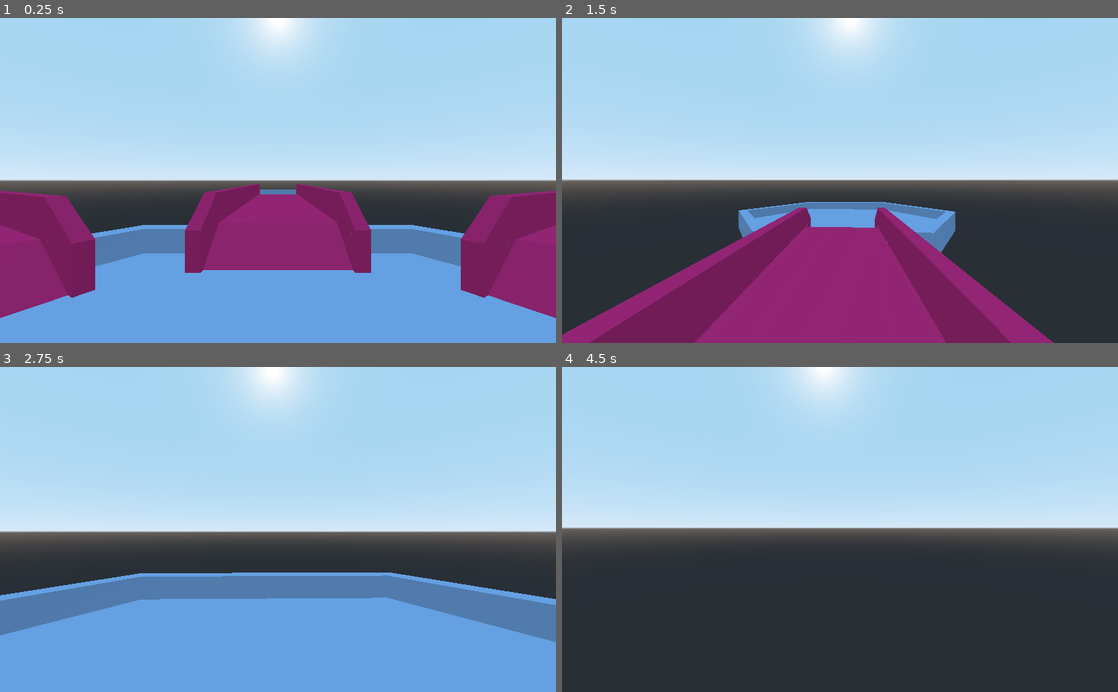
Above: before the commit, frames 1-4 (two rows, left to right).
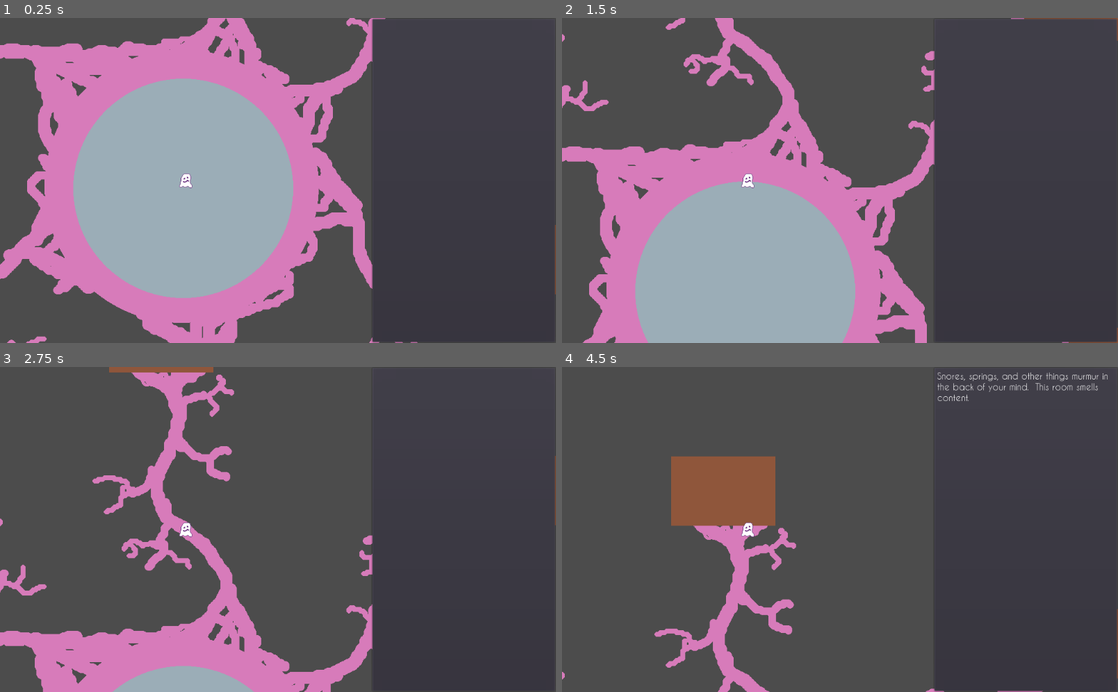
Above: after the commit, the same moments.

Repository: pizzasgood/EmptyRooms_LD45
Game: Godot game, scene res://Main.tscn
The game is run twice, just before and just after one commit, with the same random seed, the same clock (stepped at 60 frames per second) and the same inputs. Before the commit the project starts from res://Level1.tscn.
Inputs (mouse positions are in pixels of both pictures, inside the frame that each line leads up to):
- Up to frame 1 (0.25 s): no input
- Up to frame 2 (1.5 s): tap Enter (ui_accept) at 0.5, 0.77, 1.07 s; move the mouse to (867, 180) at 0.52 s; hold W (movement_forward, bound only before the commit) from 0.53 s (still down); tap End (ui_end) at 0.6 s; tap Tab (ui_focus_next) at 0.8, 1.35 s; move the mouse to (812, 180) at 1.27 s
- Up to frame 3 (2.75 s): keep holding W (movement_forward, bound only before the commit); tap Enter (ui_accept) at 1.52, 1.82 s; tap Home (ui_home) at 1.55, 2.1 s; move the mouse to (289, 523) at 2.02 s; tap Space (ui_select) at 2.3 s
- Up to frame 4 (4.5 s): move the mouse to (834, 536) at 2.77 s; tap Space (ui_select) at 2.85 s; tap Enter (ui_accept) at 3.02, 3.05, 3.32, 3.6, 3.77, 4.07 s; move the mouse to (878, 532) at 3.52 s; tap End (ui_end) at 3.8 s; tap Escape (ui_cancel) at 4.15 s; release W (movement_forward, bound only before the commit) at 4.25 s; click (840, 510) at 4.25 s, where only the run after the commit has a clickable "Resume"

The runs differ from the first frame. In frame 1, 97% of the frame differs, in the area x 0-100%, y 0-100%; in frame 2, 87%; in frame 3, 92%; in frame 4, 81%.

Commit message:
Switch to 2D approach

Diff:
--- a/Corridor.tscn
+++ /dev/null
@@ -1,48 +0,0 @@
-[gd_scene load_steps=2 format=2]
-
-[ext_resource path="res://corridor_material.tres" type="Material" id=1]
-
-[node name="Corridor" type="CSGCombiner"]
-use_collision = true
-
-[node name="CorridorBase" type="CSGBox" parent="."]
-transform = Transform( 1, 0, 0, 0, 1, 0, 0, 0, 1, 0, 0.5, 0 )
-width = 3.0
-height = 1.5
-depth = 12.5
-material = ExtResource( 1 )
-
-[node name="CorridorRampU1" type="CSGBox" parent="."]
-transform = Transform( 1, 0, 0, 0, 0.866025, -0.5, 0, 0.5, 0.866025, 0, 1.36239, 6.08584 )
-operation = 2
-width = 3.1
-height = 1.0
-material = ExtResource( 1 )
-
-[node name="CorridorRampU2" type="CSGBox" parent="."]
-transform = Transform( 1, 0, 0, 0, 0.866025, 0.5, 0, -0.5, 0.866025, 0, 1.362, -6.086 )
-operation = 2
-width = 3.1
-height = 1.0
-material = ExtResource( 1 )
-
-[node name="CorridorCutout" type="CSGBox" parent="."]
-transform = Transform( 1, 0, 0, 0, 1, 0, 0, 0, 1, 0, 1.6, 0 )
-operation = 2
-width = 2.5
-depth = 15.0
-material = ExtResource( 1 )
-
-[node name="CorridorRampB1" type="CSGBox" parent="."]
-transform = Transform( 1, 0, 0, 0, 0.866025, -0.5, 0, 0.5, 0.866025, 0, 0.6, 6.08584 )
-operation = 2
-width = 2.499
-height = 1.0
-material = ExtResource( 1 )
-
-[node name="CorridorRampB2" type="CSGBox" parent="."]
-transform = Transform( 1, 0, 0, 0, 0.866025, 0.5, 0, -0.5, 0.866025, 0, 0.6, -6.086 )
-operation = 2
-width = 2.499
-height = 1.0
-material = ExtResource( 1 )
--- a/Level1.tscn
+++ /dev/null
@@ -1,68 +0,0 @@
-[gd_scene load_steps=5 format=2]
-
-[ext_resource path="res://Player.gd" type="Script" id=1]
-[ext_resource path="res://Room.tscn" type="PackedScene" id=2]
-[ext_resource path="res://Corridor.tscn" type="PackedScene" id=3]
-
-[sub_resource type="CapsuleShape" id=1]
-radius = 0.501448
-height = 0.773044
-
-[node name="Level1" type="Spatial"]
-
-[node name="Player" type="KinematicBody" parent="."]
-transform = Transform( 1, 0, 0, 0, 1, 0, 0, 0, 1, 0, 1.09623, 0 )
-script = ExtResource( 1 )
-
-[node name="CollisionShape" type="CollisionShape" parent="Player"]
-transform = Transform( 1, 0, 0, 0, -4.37114e-08, 1, 0, -1, -4.37114e-08, 0, 0, 0 )
-shape = SubResource( 1 )
-
-[node name="Head" type="Spatial" parent="Player"]
-transform = Transform( 1, 0, 0, 0, 1, 0, 0, 0, 1, 0, 0.604989, 0 )
-
-[node name="Camera" type="Camera" parent="Player/Head"]
-
-[node name="Hub" parent="." instance=ExtResource( 2 )]
-
-[node name="Room1" parent="." instance=ExtResource( 2 )]
-editor/display_folded = true
-transform = Transform( 1, 0, 0, 0, 1, 0, 0, 0, 1, 0, 0, 20 )
-
-[node name="Corridor" parent="Room1" instance=ExtResource( 3 )]
-transform = Transform( 1, 0, 0, 0, 1, 0, 0, 0, 1, 0, 0, -10 )
-
-[node name="Room2" parent="." instance=ExtResource( 2 )]
-editor/display_folded = true
-transform = Transform( 0.5, 0, -0.866025, 0, 1, 0, 0.866025, 0, 0.5, -17.3205, 0, 10 )
-
-[node name="Corridor" parent="Room2" instance=ExtResource( 3 )]
-transform = Transform( 1, 0, 0, 0, 1, 0, 0, 0, 1, 0, 0, -10 )
-
-[node name="Room3" parent="." instance=ExtResource( 2 )]
-editor/display_folded = true
-transform = Transform( -0.5, 0, -0.866025, 0, 1, 0, 0.866025, 0, -0.5, -17.3205, 0, -10 )
-
-[node name="Corridor" parent="Room3" instance=ExtResource( 3 )]
-transform = Transform( 1, 0, 0, 0, 1, 0, 0, 0, 1, 0, 0, -10 )
-
-[node name="Room4" parent="." instance=ExtResource( 2 )]
-editor/display_folded = true
-transform = Transform( -1, 0, -8.74228e-08, 0, 1, 0, 8.74228e-08, 0, -1, 0, 0, -20 )
-
-[node name="Corridor" parent="Room4" instance=ExtResource( 3 )]
-transform = Transform( 1, 0, 0, 0, 1, 0, 0, 0, 1, 0, 0, -10 )
-
-[node name="Room5" parent="." instance=ExtResource( 2 )]
-editor/display_folded = true
-transform = Transform( -0.5, 0, 0.866025, 0, 1, 0, -0.866025, 0, -0.5, 17.3205, 0, -10 )
-
-[node name="Corridor" parent="Room5" instance=ExtResource( 3 )]
-transform = Transform( 1, 0, 0, 0, 1, 0, 0, 0, 1, 0, 0, -10 )
-
-[node name="Room6" parent="." instance=ExtResource( 2 )]
-editor/display_folded = true
-transform = Transform( 0.5, 0, 0.866025, 0, 1, 0, -0.866025, 0, 0.5, 17.3205, 0, 10 )
-
-[node name="Corridor" parent="Room6" instance=ExtResource( 3 )]
-transform = Transform( 1, 0, 0, 0, 1, 0, 0, 0, 1, 0, 0, -10 )
--- /dev/null
+++ b/Main.tscn
@@ -0,0 +1,91 @@
+[gd_scene load_steps=11 format=2]
+
+[ext_resource path="res://fonts/caviar_dreams/CaviarDreams_BoldItalic.tres" type="DynamicFont" id=1]
+[ext_resource path="res://fonts/caviar_dreams/CaviarDreams_Italic.tres" type="DynamicFont" id=2]
+[ext_resource path="res://fonts/caviar_dreams/CaviarDreams_Bold.tres" type="DynamicFont" id=3]
+[ext_resource path="res://fonts/caviar_dreams/CaviarDreams.tres" type="DynamicFont" id=4]
+[ext_resource path="res://PauseDialog.tscn" type="PackedScene" id=5]
+[ext_resource path="res://full_bg.png" type="Texture" id=6]
+[ext_resource path="res://Room.tscn" type="PackedScene" id=7]
+[ext_resource path="res://Player.gd" type="Script" id=8]
+[ext_resource path="res://static_ghost.png" type="Texture" id=9]
+
+[sub_resource type="CircleShape2D" id=1]
+
+[node name="Main" type="Node"]
+
+[node name="GUI" type="CanvasLayer" parent="."]
+
+[node name="PanelContainer" type="PanelContainer" parent="GUI"]
+anchor_left = 1.0
+anchor_right = 1.0
+anchor_bottom = 1.0
+margin_left = -340.0
+
+[node name="RoomDescription" type="RichTextLabel" parent="GUI/PanelContainer"]
+margin_left = 7.0
+margin_top = 7.0
+margin_right = 333.0
+margin_bottom = 593.0
+custom_fonts/bold_italics_font = ExtResource( 1 )
+custom_fonts/italics_font = ExtResource( 2 )
+custom_fonts/bold_font = ExtResource( 3 )
+custom_fonts/normal_font = ExtResource( 4 )
+bbcode_enabled = true
+
+[node name="PauseDialog" parent="GUI" instance=ExtResource( 5 )]
+visible = false
+
+[node name="Level" type="Node2D" parent="."]
+
+[node name="Background" type="Sprite" parent="Level"]
+texture = ExtResource( 6 )
+
+[node name="Livingroom" parent="Level" instance=ExtResource( 7 )]
+position = Vector2( 651.993, -465.976 )
+description = "Laughter and music tinkle faintly in the background as you inhale the life of this room."
+
+[node name="Garage" parent="Level" instance=ExtResource( 7 )]
+position = Vector2( 733.968, 192.05 )
+description = "The smells of grease and wood fill the air, but the warm admiration it summons is shattered by the screech of a grinder."
+
+[node name="Allen's Room" parent="Level" instance=ExtResource( 7 )]
+position = Vector2( 55.9509, 738.035 )
+description = "You wrinkle your nose at the faint smell of sweat and neglected laundry, and you instinctively watch your step before realizing that sharp objects cannot hurt feet you don't have."
+
+[node name="Kitchen" parent="Level" instance=ExtResource( 7 )]
+position = Vector2( -675.948, 318.127 )
+description = "The warm aroma of baking dances on a gentle breeze.  A soft growl rumbles forth from your empty abdomen."
+
+[node name="Library" parent="Level" instance=ExtResource( 7 )]
+position = Vector2( -608.904, -556.104 )
+description = "The sounds of stern shushings permiate the musty air, and a million words flicker through your eyes."
+
+[node name="Bedroom" parent="Level" instance=ExtResource( 7 )]
+position = Vector2( 1.94613, -747.895 )
+description = "Snores, springs, and other things murmur in the back of your mind.  This room smells content."
+
+[node name="Player" type="KinematicBody2D" parent="."]
+position = Vector2( 47.3387, 46.0131 )
+script = ExtResource( 8 )
+
+[node name="Sprite" type="Sprite" parent="Player"]
+texture = ExtResource( 9 )
+__meta__ = {
+"_edit_lock_": true
+}
+
+[node name="CollisionShape2D" type="CollisionShape2D" parent="Player"]
+shape = SubResource( 1 )
+__meta__ = {
+"_edit_lock_": true
+}
+
+[node name="Camera2D" type="Camera2D" parent="Player"]
+offset = Vector2( 170, 0 )
+current = true
+drag_margin_h_enabled = false
+drag_margin_v_enabled = false
+__meta__ = {
+"_edit_lock_": true
+}
--- /dev/null
+++ b/PauseDialog.gd
@@ -0,0 +1,46 @@
+extends CenterContainer
+
+onready var resume_button : Button = find_node("Resume")
+onready var exit_button : Button = find_node("Exit")
+onready var music_toggle : CheckButton = find_node("MusicToggle")
+
+func _ready():
+	visible = false
+	#get_tree().get_current_scene().find_node("BGM").playing = Checkpoints.music #this isn't really the appropriate place for this, but am in a hurry
+
+
+func _on_Exit_pressed():
+	if OS.get_name() == "HTML5":
+		#can't actually exit on HTML5, so return to title
+		get_tree().change_scene("res://TitleScreen.tscn")
+	else:
+		get_tree().quit()
+
+
+func _on_Resume_pressed():
+	visible = false
+	get_tree().paused = false
+
+func _unhandled_input(event):
+	if event.is_action_pressed("menu"):
+		if visible:
+			_on_Resume_pressed()
+		else:
+			#music_toggle.pressed = Checkpoints.music
+			visible = true
+			resume_button.grab_focus()
+			get_tree().paused = true
+	if visible:
+		if event.is_action("menu") \
+		  or event.is_action("ui_select") or event.is_action("ui_accept") or event.is_action("ui_cancel") \
+		  or event.is_action("ui_focus_next") or event.is_action("ui_focus_prev") \
+		  or event.is_action("ui_home") or event.is_action("ui_end") \
+		  or event.is_action("ui_page_down") or event.is_action("ui_page_up") \
+		  or event.is_action("ui_left") or event.is_action("ui_right") \
+		  or event.is_action("ui_up") or event.is_action("ui_down"):
+			get_tree().set_input_as_handled()
+
+func _on_MusicToggle_toggled(button_pressed):
+	#Checkpoints.music = music_toggle.pressed
+	#get_node("/root/main/BGM").playing = Checkpoints.music
+	pass
--- /dev/null
+++ b/PauseDialog.tscn
@@ -0,0 +1,55 @@
+[gd_scene load_steps=2 format=2]
+
+[ext_resource path="res://PauseDialog.gd" type="Script" id=1]
+
+[node name="PauseDialog" type="CenterContainer"]
+pause_mode = 2
+anchor_left = 0.5
+anchor_top = 0.5
+anchor_right = 0.5
+anchor_bottom = 0.5
+margin_left = -66.0
+margin_top = -51.0
+margin_right = 66.0
+margin_bottom = 51.0
+script = ExtResource( 1 )
+
+[node name="PanelContainer" type="PanelContainer" parent="."]
+margin_right = 132.0
+margin_bottom = 102.0
+
+[node name="VBoxContainer" type="VBoxContainer" parent="PanelContainer"]
+margin_left = 7.0
+margin_top = 7.0
+margin_right = 125.0
+margin_bottom = 95.0
+
+[node name="Resume" type="Button" parent="PanelContainer/VBoxContainer"]
+margin_right = 118.0
+margin_bottom = 20.0
+text = "Resume"
+
+[node name="Exit" type="Button" parent="PanelContainer/VBoxContainer"]
+margin_top = 24.0
+margin_right = 118.0
+margin_bottom = 44.0
+text = "Exit Game"
+
+[node name="HBoxContainer" type="HBoxContainer" parent="PanelContainer/VBoxContainer"]
+margin_top = 48.0
+margin_right = 118.0
+margin_bottom = 88.0
+
+[node name="Label" type="Label" parent="PanelContainer/VBoxContainer/HBoxContainer"]
+margin_top = 13.0
+margin_right = 38.0
+margin_bottom = 27.0
+text = "Music"
+
+[node name="MusicToggle" type="CheckButton" parent="PanelContainer/VBoxContainer/HBoxContainer"]
+margin_left = 42.0
+margin_right = 118.0
+margin_bottom = 40.0
+[connection signal="pressed" from="PanelContainer/VBoxContainer/Resume" to="." method="_on_Resume_pressed"]
+[connection signal="pressed" from="PanelContainer/VBoxContainer/Exit" to="." method="_on_Exit_pressed"]
+[connection signal="toggled" from="PanelContainer/VBoxContainer/HBoxContainer/MusicToggle" to="." method="_on_MusicToggle_toggled"]
--- a/Player.gd
+++ b/Player.gd
@@ -1,90 +1,29 @@
-extends KinematicBody
+extends KinematicBody2D
 
-const gravity = -9.81
-var vel = Vector3()
-const max_speed = 10
-const jump_speed = 8
-const accel = 5
+const max_speed = 200
 
-var dir = Vector3()
-
-const deaccel = 10
-const max_slope_angle = 40
-
-var camera
-var head
-
-var mouse_sensitivity = 0.05
-var invert_horizontal = 1
-var invert_vertical = 1
+var vel = Vector2()
+var active = true
 
 func _ready():
-	camera = $Head/Camera
-	head = $Head
-
-	Input.set_mouse_mode(Input.MOUSE_MODE_CAPTURED)
+	pass
 
 func _physics_process(delta):
 	process_input(delta)
 	process_movement(delta)
 
 func process_input(delta):
-	#walking
-	dir = Vector3()
-	var cam_xform = camera.get_global_transform()
-	var input_movement_vector = Vector2()
-	if Input.is_action_pressed("movement_forward"):
-		input_movement_vector.y += 1
-	if Input.is_action_pressed("movement_backward"):
-		input_movement_vector.y -= 1
-	if Input.is_action_pressed("movement_left"):
-		input_movement_vector.x -= 1
-	if Input.is_action_pressed("movement_right"):
-		input_movement_vector.x += 1
-
-	input_movement_vector = input_movement_vector.normalized()
-	dir += -cam_xform.basis.z * input_movement_vector.y
-	dir += cam_xform.basis.x * input_movement_vector.x
-
-	#jumping
-	if is_on_floor():
-		if Input.is_action_just_pressed("movement_jump"):
-			vel.y = jump_speed
-
-	#cursor capture
-	if Input.is_action_just_pressed("ui_cancel"):
-		if Input.get_mouse_mode() == Input.MOUSE_MODE_VISIBLE:
-			Input.set_mouse_mode(Input.MOUSE_MODE_CAPTURED)
-		else:
-			Input.set_mouse_mode(Input.MOUSE_MODE_VISIBLE)
+	vel = Vector2()
+	if active:
+		if Input.is_action_pressed("movement_up"):
+			vel.y -= 1
+		if Input.is_action_pressed("movement_down"):
+			vel.y += 1
+		if Input.is_action_pressed("movement_left"):
+			vel.x -= 1
+		if Input.is_action_pressed("movement_right"):
+			vel.x += 1
+		vel = max_speed * vel.clamped(1)
 
 func process_movement(delta):
-	dir.y = 0
-	dir = dir.normalized()
-
-	vel.y += delta * gravity
-
-	var hvel = vel
-	hvel.y = 0
-
-	var target = dir
-	target *= max_speed
-
-	var cur_accel
-	if dir.dot(hvel) > 0:
-		cur_accel = accel
-	else:
-		cur_accel = deaccel
-
-	hvel = hvel.linear_interpolate(target, cur_accel * delta)
-	vel.x = hvel.x
-	vel.z = hvel.z
-	vel = move_and_slide(vel, Vector3(0, 1, 0), 0.05, 4, deg2rad(max_slope_angle))
-
-func _input(event):
-	if event is InputEventMouseMotion and Input.get_mouse_mode() == Input.MOUSE_MODE_CAPTURED:
-		head.rotate_x(deg2rad(event.relative.y * mouse_sensitivity * -1 * invert_vertical))
-		self.rotate_y(deg2rad(event.relative.x * mouse_sensitivity * -1 * invert_horizontal))
-		var camera_rot = head.rotation_degrees
-		camera_rot.x = clamp(camera_rot.x, -70, 70)
-		head.rotation_degrees = camera_rot
+	move_and_slide(vel)
--- /dev/null
+++ b/Room.gd
@@ -0,0 +1,17 @@
+extends Node2D
+
+var description_label : RichTextLabel
+
+export(String, MULTILINE) var description = "I perceive nothing but a gaping void here."
+
+func _ready():
+	print(get_node("/root"))
+	description_label = get_node("/root").find_node("RoomDescription", true, false)
+
+
+func _on_Area2D_body_entered(body):
+	description_label.bbcode_text = description
+
+
+func _on_Area2D_body_exited(body):
+	description_label.clear()
--- a/Room.tscn
+++ b/Room.tscn
@@ -1,19 +1,16 @@
-[gd_scene load_steps=2 format=2]
+[gd_scene load_steps=3 format=2]
 
-[ext_resource path="res://room_material.tres" type="Material" id=1]
+[ext_resource path="res://Room.gd" type="Script" id=1]
 
-[node name="Room" type="CSGCombiner"]
-use_collision = true
+[sub_resource type="RectangleShape2D" id=1]
+extents = Vector2( 96, 64 )
 
-[node name="RoomBase" type="CSGCylinder" parent="."]
-radius = 6.0
-sides = 6
-material = ExtResource( 1 )
+[node name="Room" type="Node2D"]
+script = ExtResource( 1 )
 
-[node name="RoomCutout" type="CSGCylinder" parent="."]
-transform = Transform( 1, 0, 0, 0, 1, 0, 0, 0, 1, 0, 1, 0 )
-operation = 2
-radius = 5.5
-height = 2.0
-sides = 6
-material = ExtResource( 1 )
+[node name="Area2D" type="Area2D" parent="."]
+
+[node name="CollisionShape2D" type="CollisionShape2D" parent="Area2D"]
+shape = SubResource( 1 )
+[connection signal="body_entered" from="Area2D" to="." method="_on_Area2D_body_entered"]
+[connection signal="body_exited" from="Area2D" to="." method="_on_Area2D_body_exited"]
--- a/corridor_material.tres
+++ /dev/null
@@ -1,4 +0,0 @@
-[gd_resource type="SpatialMaterial" format=2]
-
-[resource]
-albedo_color = Color( 0.894118, 0.168627, 0.490196, 1 )
--- /dev/null
+++ b/fonts/caviar_dreams/CaviarDreams.tres
@@ -0,0 +1,6 @@
+[gd_resource type="DynamicFont" load_steps=2 format=2]
+
+[ext_resource path="res://fonts/caviar_dreams/CaviarDreams.ttf" type="DynamicFontData" id=1]
+
+[resource]
+font_data = ExtResource( 1 )
--- /dev/null
+++ b/fonts/caviar_dreams/CaviarDreams_Bold.tres
@@ -0,0 +1,6 @@
+[gd_resource type="DynamicFont" load_steps=2 format=2]
+
+[ext_resource path="res://fonts/caviar_dreams/CaviarDreams_Bold.ttf" type="DynamicFontData" id=1]
+
+[resource]
+font_data = ExtResource( 1 )
--- /dev/null
+++ b/fonts/caviar_dreams/CaviarDreams_BoldItalic.tres
@@ -0,0 +1,6 @@
+[gd_resource type="DynamicFont" load_steps=2 format=2]
+
+[ext_resource path="res://fonts/caviar_dreams/CaviarDreams_BoldItalic.ttf" type="DynamicFontData" id=1]
+
+[resource]
+font_data = ExtResource( 1 )
--- /dev/null
+++ b/fonts/caviar_dreams/CaviarDreams_Italic.tres
@@ -0,0 +1,6 @@
+[gd_resource type="DynamicFont" load_steps=2 format=2]
+
+[ext_resource path="res://fonts/caviar_dreams/CaviarDreams_Italic.ttf" type="DynamicFontData" id=1]
+
+[resource]
+font_data = ExtResource( 1 )
--- a/project.godot
+++ b/project.godot
@@ -16,33 +16,102 @@
 [application]
 
 config/name="Empty Rooms"
-run/main_scene="res://Level1.tscn"
+run/main_scene="res://Main.tscn"
 config/icon="res://icon.png"
+
+[debug]
+
+gdscript/warnings/unused_variable=false
+gdscript/warnings/unused_class_variable=false
+gdscript/warnings/unused_argument=false
+gdscript/warnings/unused_signal=false
+gdscript/warnings/return_value_discarded=false
+
+[importer_defaults]
+
+texture={
+"compress/bptc_ldr": 0,
+"compress/hdr_mode": 0,
+"compress/lossy_quality": 0.7,
+"compress/mode": 0,
+"compress/normal_map": 0,
+"detect_3d": false,
+"flags/anisotropic": false,
+"flags/filter": false,
+"flags/mipmaps": false,
+"flags/repeat": 0,
+"flags/srgb": 2,
+"process/HDR_as_SRGB": false,
+"process/fix_alpha_border": true,
+"process/invert_color": false,
+"process/premult_alpha": false,
+"size_limit": 0,
+"stream": false,
+"svg/scale": 1.0
+}
 
 [input]
 
-movement_forward={
+ui_left={
+"deadzone": 0.5,
+"events": [ Object(InputEventKey,"resource_local_to_scene":false,"resource_name":"","device":0,"alt":false,"shift":false,"control":false,"meta":false,"command":false,"pressed":false,"scancode":16777231,"unicode":0,"echo":false,"script":null)
+, Object(InputEventJoypadButton,"resource_local_to_scene":false,"resource_name":"","device":0,"button_index":14,"pressure":0.0,"pressed":false,"script":null)
+, Object(InputEventKey,"resource_local_to_scene":false,"resource_name":"","device":0,"alt":false,"shift":false,"control":false,"meta":false,"command":false,"pressed":false,"scancode":65,"unicode":0,"echo":false,"script":null)
+ ]
+}
+ui_right={
+"deadzone": 0.5,
+"events": [ Object(InputEventKey,"resource_local_to_scene":false,"resource_name":"","device":0,"alt":false,"shift":false,"control":false,"meta":false,"command":false,"pressed":false,"scancode":16777233,"unicode":0,"echo":false,"script":null)
+, Object(InputEventJoypadButton,"resource_local_to_scene":false,"resource_name":"","device":0,"button_index":15,"pressure":0.0,"pressed":false,"script":null)
+, Object(InputEventKey,"resource_local_to_scene":false,"resource_name":"","device":0,"alt":false,"shift":false,"control":false,"meta":false,"command":false,"pressed":false,"scancode":68,"unicode":0,"echo":false,"script":null)
+ ]
+}
+ui_up={
+"deadzone": 0.5,
+"events": [ Object(InputEventKey,"resource_local_to_scene":false,"resource_name":"","device":0,"alt":false,"shift":false,"control":false,"meta":false,"command":false,"pressed":false,"scancode":16777232,"unicode":0,"echo":false,"script":null)
+, Object(InputEventJoypadButton,"resource_local_to_scene":false,"resource_name":"","device":0,"button_index":12,"pressure":0.0,"pressed":false,"script":null)
+, Object(InputEventKey,"resource_local_to_scene":false,"resource_name":"","device":0,"alt":false,"shift":false,"control":false,"meta":false,"command":false,"pressed":false,"scancode":87,"unicode":0,"echo":false,"script":null)
+ ]
+}
+ui_down={
+"deadzone": 0.5,
+"events": [ Object(InputEventKey,"resource_local_to_scene":false,"resource_name":"","device":0,"alt":false,"shift":false,"control":false,"meta":false,"command":false,"pressed":false,"scancode":16777234,"unicode":0,"echo":false,"script":null)
+, Object(InputEventJoypadButton,"resource_local_to_scene":false,"resource_name":"","device":0,"button_index":13,"pressure":0.0,"pressed":false,"script":null)
+, Object(InputEventKey,"resource_local_to_scene":false,"resource_name":"","device":0,"alt":false,"shift":false,"control":false,"meta":false,"command":false,"pressed":false,"scancode":83,"unicode":0,"echo":false,"script":null)
+ ]
+}
+movement_up={
 "deadzone": 0.5,
 "events": [ Object(InputEventKey,"resource_local_to_scene":false,"resource_name":"","device":0,"alt":false,"shift":false,"control":false,"meta":false,"command":false,"pressed":false,"scancode":87,"unicode":0,"echo":false,"script":null)
 , Object(InputEventKey,"resource_local_to_scene":false,"resource_name":"","device":0,"alt":false,"shift":false,"control":false,"meta":false,"command":false,"pressed":false,"scancode":16777232,"unicode":0,"echo":false,"script":null)
+, Object(InputEventJoypadButton,"resource_local_to_scene":false,"resource_name":"","device":0,"button_index":12,"pressure":0.0,"pressed":false,"script":null)
  ]
 }
-movement_backward={
+movement_down={
 "deadzone": 0.5,
 "events": [ Object(InputEventKey,"resource_local_to_scene":false,"resource_name":"","device":0,"alt":false,"shift":false,"control":false,"meta":false,"command":false,"pressed":false,"scancode":83,"unicode":0,"echo":false,"script":null)
 , Object(InputEventKey,"resource_local_to_scene":false,"resource_name":"","device":0,"alt":false,"shift":false,"control":false,"meta":false,"command":false,"pressed":false,"scancode":16777234,"unicode":0,"echo":false,"script":null)
+, Object(InputEventJoypadButton,"resource_local_to_scene":false,"resource_name":"","device":0,"button_index":13,"pressure":0.0,"pressed":false,"script":null)
  ]
 }
 movement_left={
 "deadzone": 0.5,
 "events": [ Object(InputEventKey,"resource_local_to_scene":false,"resource_name":"","device":0,"alt":false,"shift":false,"control":false,"meta":false,"command":false,"pressed":false,"scancode":65,"unicode":0,"echo":false,"script":null)
 , Object(InputEventKey,"resource_local_to_scene":false,"resource_name":"","device":0,"alt":false,"shift":false,"control":false,"meta":false,"command":false,"pressed":false,"scancode":16777231,"unicode":0,"echo":false,"script":null)
+, Object(InputEventJoypadButton,"resource_local_to_scene":false,"resource_name":"","device":0,"button_index":14,"pressure":0.0,"pressed":false,"script":null)
  ]
 }
 movement_right={
 "deadzone": 0.5,
 "events": [ Object(InputEventKey,"resource_local_to_scene":false,"resource_name":"","device":0,"alt":false,"shift":false,"control":false,"meta":false,"command":false,"pressed":false,"scancode":68,"unicode":0,"echo":false,"script":null)
 , Object(InputEventKey,"resource_local_to_scene":false,"resource_name":"","device":0,"alt":false,"shift":false,"control":false,"meta":false,"command":false,"pressed":false,"scancode":16777233,"unicode":0,"echo":false,"script":null)
+, Object(InputEventJoypadButton,"resource_local_to_scene":false,"resource_name":"","device":0,"button_index":15,"pressure":0.0,"pressed":false,"script":null)
+ ]
+}
+menu={
+"deadzone": 0.5,
+"events": [ Object(InputEventKey,"resource_local_to_scene":false,"resource_name":"","device":0,"alt":false,"shift":false,"control":false,"meta":false,"command":false,"pressed":false,"scancode":16777217,"unicode":0,"echo":false,"script":null)
+, Object(InputEventJoypadButton,"resource_local_to_scene":false,"resource_name":"","device":0,"button_index":11,"pressure":0.0,"pressed":false,"script":null)
  ]
 }
 
--- a/room_material.tres
+++ /dev/null
@@ -1,4 +0,0 @@
-[gd_resource type="SpatialMaterial" format=2]
-
-[resource]
-albedo_color = Color( 0.607843, 0.764706, 0.968627, 1 )
Binary file added: fonts/caviar_dreams/CaviarDreams.ttf
Binary file added: fonts/caviar_dreams/CaviarDreams_Bold.ttf
Binary file added: fonts/caviar_dreams/CaviarDreams_BoldItalic.ttf
Binary file added: fonts/caviar_dreams/CaviarDreams_Italic.ttf
Binary file added: full_bg.png
Not shown, added: full_bg.png.import
Binary file added: static_ghost.png
Not shown, added: static_ghost.png.import
Binary file added: unknown_item.png
Not shown, added: unknown_item.png.import
